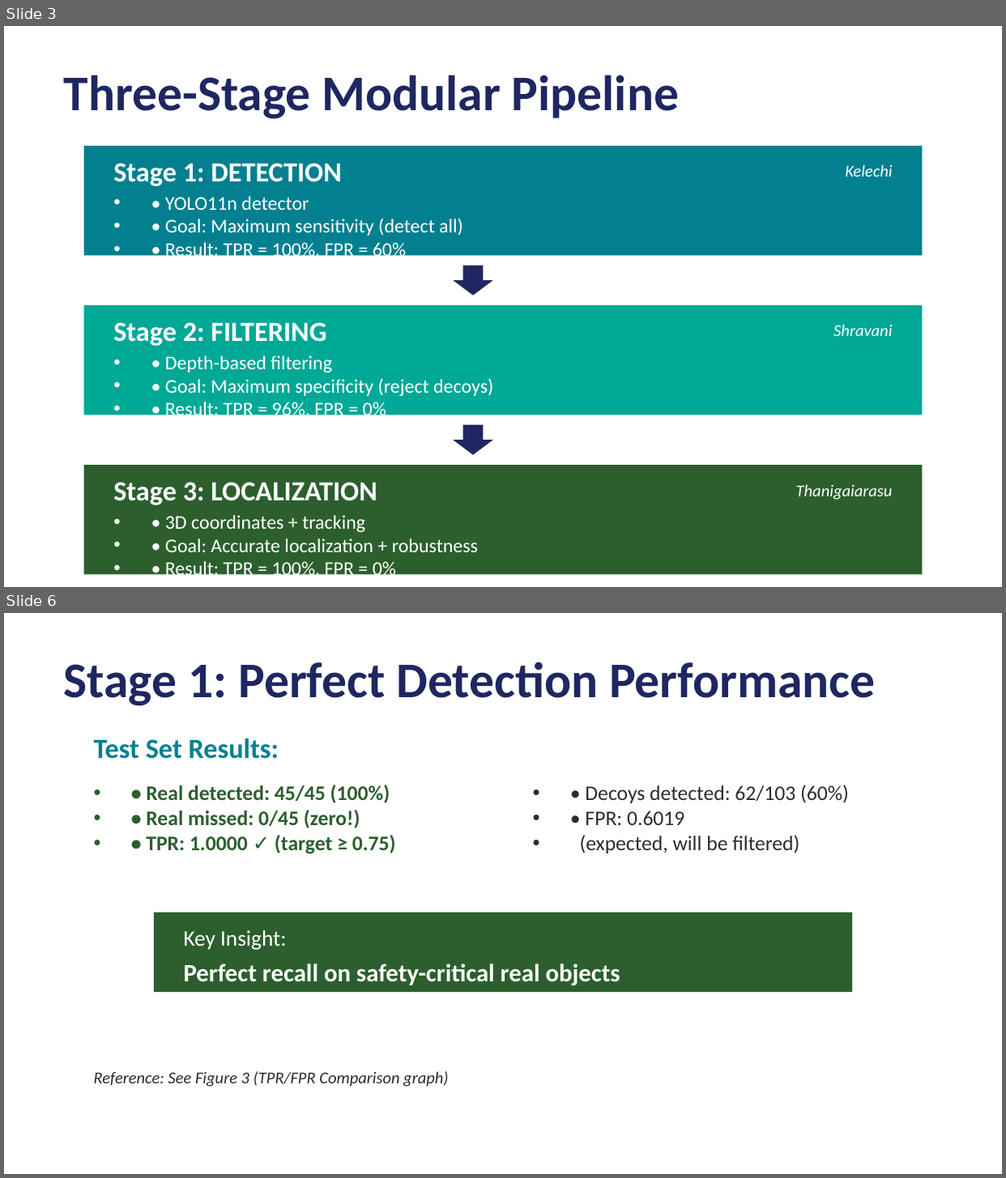
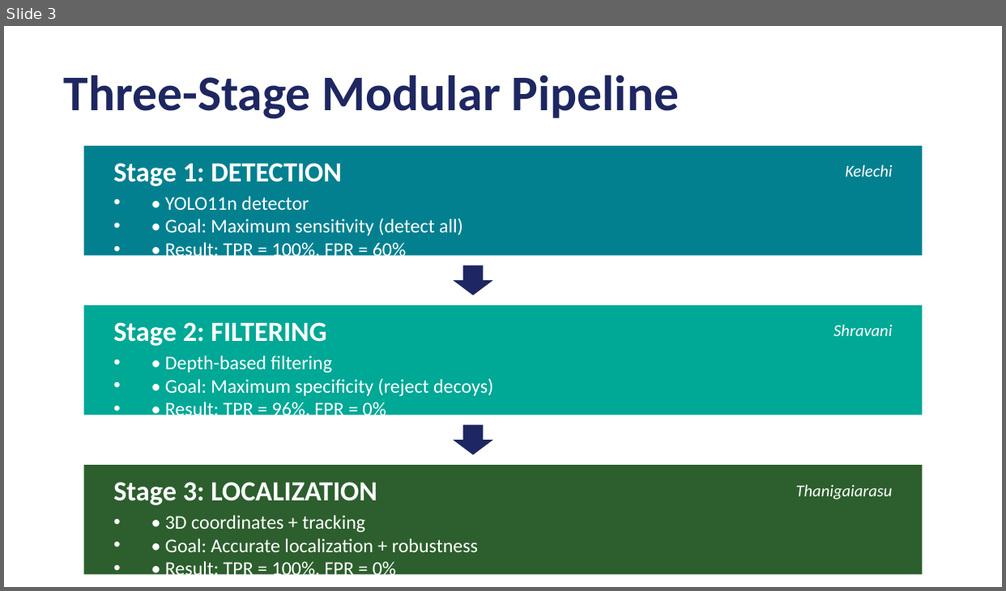
Before and after one commit to ThaniJames/R7020E_Group_7_Object-Detection-and-Localization, a slide deck: Fire_Extinguisher_Detection_Presentation.pptx. Shown one above the other, each under a label of ours: slides 3 and 6 before the commit, slide 3 after it; the slides between them are not shown. The pictures are 1006x1178 and 1006x591 pixels, drawn with LibreOffice and Linux fonts; fonts in the diff are those of the drawing. Boxes give left, top, right and bottom in pixels: in the first picture for what was removed or moved away, otherwise in the second. Text is boxed around its words. In the diff, an @@ line names an element or a change of style, - is before the commit and + after.

```diff
--- a/Fire_Extinguisher_Detection_Presentation.pptx
+++ b/Fire_Extinguisher_Detection_Presentation.pptx
@@ slide 6 removed at (4,613,1002,1174), background #FFFFFF @@
@@ text removed at (64,662,875,706) @@
-Stage 1: Perfect Detection Performance
@@ text removed at (94,739,279,759) @@
-Test Set Results:
@@ text removed at (146,785,396,854) @@
-• • Real detected: 45/45 (100%)
-• • Real missed: 0/45 (zero!)
-• • TPR: 1.0000 ✓ (target ≥ 0.75)
@@ text removed at (580,785,849,854) @@
-• • Decoys detected: 62/103 (60%)
-• • FPR: 0.6019
-• (expected, will be filtered)
@@ rectangle removed at (154,913,852,992) @@
@@ text removed at (184,931,286,950) @@
-Key Insight:
@@ text removed at (184,964,620,986) @@
-Perfect recall on safety-critical real objects
@@ text removed at (94,1071,448,1087) @@
-Reference: See Figure 3 (TPR/FPR Comparison graph)
```
Also in this commit, not shown: 4 slides changed, 7 slides added, 6 other slides removed.
